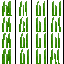
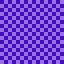
Comparing the layer stacks of the two 64 × 64 images. Changes:
hid group "16x" (9 layers) over [0, 0, 64, 64]
painted on "tall seagrass top 1-16" over [11, 0, 51, 3]
hid "tall seagrass top final 3" over [2, 0, 16, 64]
showed "64x" over [0, 0, 64, 64]
